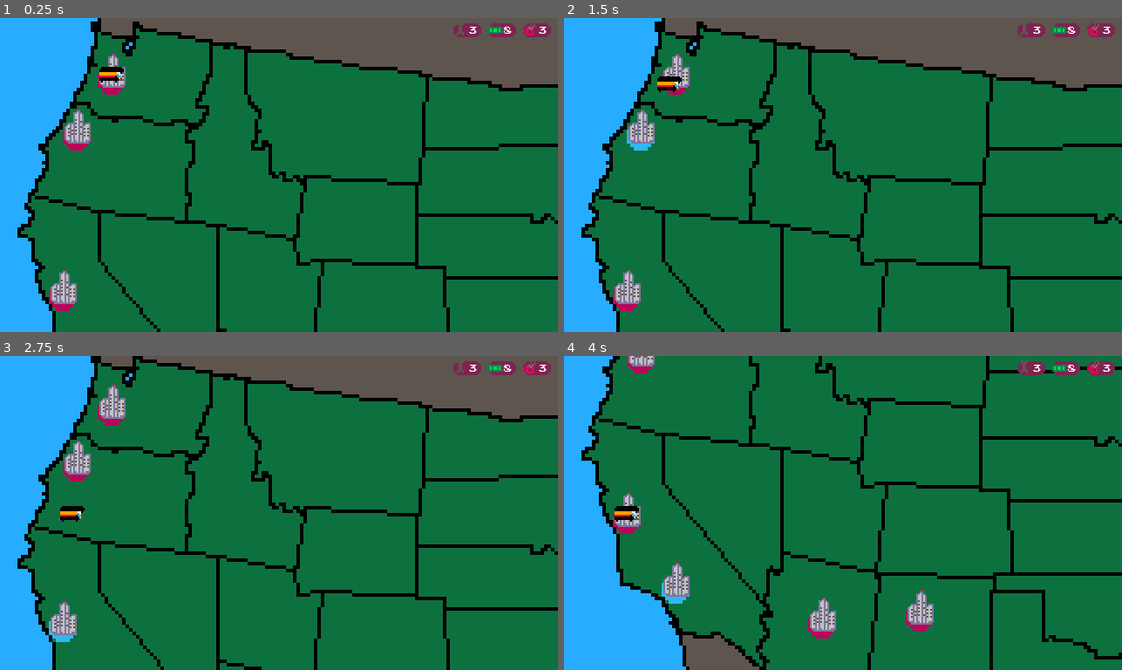
Above: before the commit, frames 1-4 (two rows, left to right).
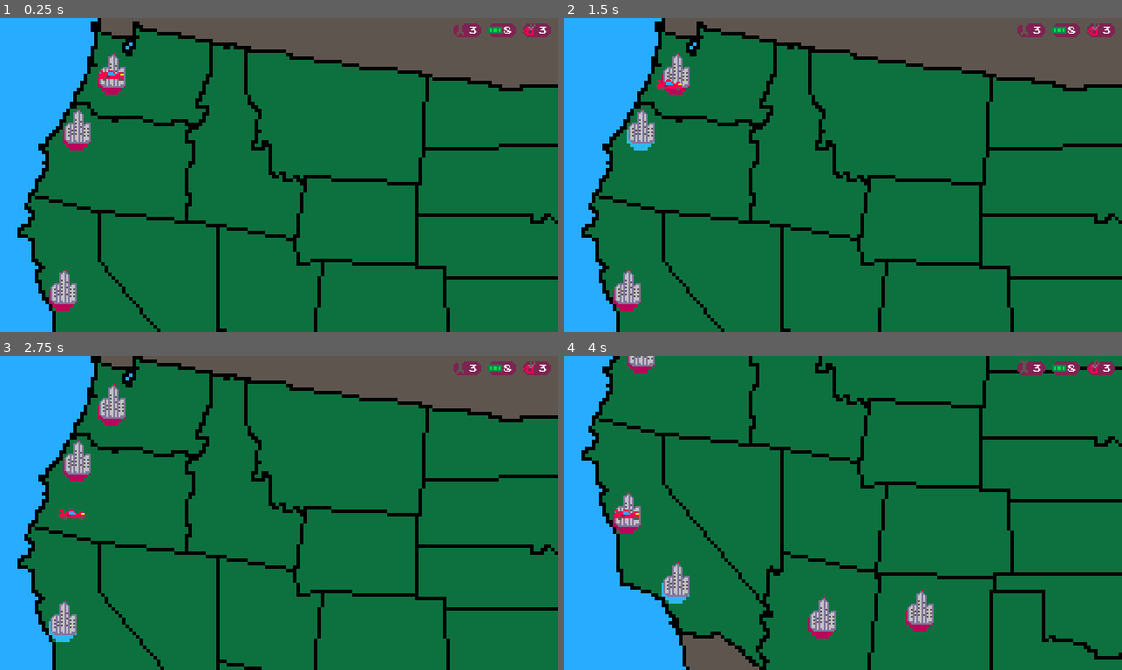
Above: after the commit, the same moments.

Repository: youssefevan/global-game-jam-2023
Game: Godot game, scene res://Scenes/World.tscn
Same seed, same stepped clock (60 frames per second), same inputs: the game is played once before the commit and once after it.
Inputs (mouse positions are in pixels of both pictures, inside the frame that each line leads up to):
- Up to frame 1 (0.25 s): no input
- Up to frame 2 (1.5 s): tap Enter at 0.5 s; move the mouse to (675, 80) at 0.52 s; click (675, 80) at 0.6 s; tap Space at 1.25 s; move the mouse to (642, 137) at 1.27 s; click (642, 137) at 1.35 s
- Up to frame 3 (2.75 s): move the mouse to (61, 635) at 2.02 s; click (61, 635) at 2.1 s
- Up to frame 4 (4 s): move the mouse to (815, 575) at 2.77 s; click (815, 575) at 2.85 s; move the mouse to (675, 632) at 3.52 s; click (675, 632) at 3.6 s

The runs differ from the first frame. In frame 1, 0.2% of the frame differs, in the area x 17-23%, y 15-21%; in frame 2, 0.2%; in frame 3, 0.2%; in frame 4, 0.2%.

Commit message:
linetest and player replace

Diff:
--- a/Global Game Jam 2023/Scenes/TestingGrounds.tscn
+++ b/Global Game Jam 2023/Scenes/TestingGrounds.tscn
@@ -45,6 +45,11 @@
 position = Vector2( 64, 44 )
 starting_city_node = NodePath("../City")
 
+[node name="Line2D" type="Line2D" parent="."]
+position = Vector2( 32, 64 )
+points = PoolVector2Array( 0, 0, 64, 4, 128, 38, 192, 4 )
+width = 2.0
+
 [connection signal="new_target_city" from="City" to="Player" method="_on_City_new_target_city"]
 [connection signal="new_target_city" from="City2" to="Player" method="_on_City2_new_target_city"]
 [connection signal="new_target_city" from="City3" to="Player" method="_on_City3_new_target_city"]
--- a/Global Game Jam 2023/Scenes/WinScreen.tscn
+++ b/Global Game Jam 2023/Scenes/WinScreen.tscn
@@ -1,15 +1,20 @@
-[gd_scene load_steps=5 format=2]
+[gd_scene load_steps=9 format=2]
 
 [ext_resource path="res://Scripts/WinScreen.gd" type="Script" id=1]
 [ext_resource path="res://Sprites/mytrle.png" type="Texture" id=2]
 [ext_resource path="res://Sprites/miami.png" type="Texture" id=3]
 [ext_resource path="res://Sprites/newyark.png" type="Texture" id=4]
+[ext_resource path="res://Sprites/redo.png" type="Texture" id=5]
+[ext_resource path="res://Sprites/Fonts/PixelEmulator-xq08.ttf" type="DynamicFontData" id=6]
+[ext_resource path="res://Sprites/Themes/checktheme.tres" type="Theme" id=7]
+
+[sub_resource type="DynamicFont" id=1]
+font_data = ExtResource( 6 )
 
 [node name="WinScreen" type="Node2D"]
 script = ExtResource( 1 )
 
 [node name="Miami" type="Sprite" parent="."]
-visible = false
 position = Vector2( 160, 90 )
 scale = Vector2( 2, 2 )
 texture = ExtResource( 3 )
@@ -25,3 +30,25 @@
 position = Vector2( 160, 90 )
 scale = Vector2( 2, 2 )
 texture = ExtResource( 2 )
+
+[node name="Redo" type="Button" parent="."]
+margin_left = 140.0
+margin_top = 120.0
+margin_right = 180.0
+margin_bottom = 160.0
+theme = ExtResource( 7 )
+
+[node name="Restart" type="Sprite" parent="Redo"]
+position = Vector2( 20, 20 )
+scale = Vector2( 2, 2 )
+texture = ExtResource( 5 )
+
+[node name="Label" type="Label" parent="Redo"]
+margin_left = -48.0
+margin_top = -33.0
+margin_right = 89.0
+margin_bottom = -13.0
+custom_fonts/font = SubResource( 1 )
+text = "Play Again?"
+
+[connection signal="gui_input" from="Redo" to="." method="_on_Redo_gui_input"]
--- a/Global Game Jam 2023/Scripts/WinScreen.gd
+++ b/Global Game Jam 2023/Scripts/WinScreen.gd
@@ -9,3 +9,9 @@
 # Called when the node enters the scene tree for the first time.
 func _ready():
 	pass
+
+
+func _on_Redo_gui_input(event):
+	if event is InputEventMouseButton:
+		if event.is_pressed():
+			get_tree().change_scene("res://Scenes/Preparation.tscn")
Binary file changed: Global Game Jam 2023/Sprites/player.png
